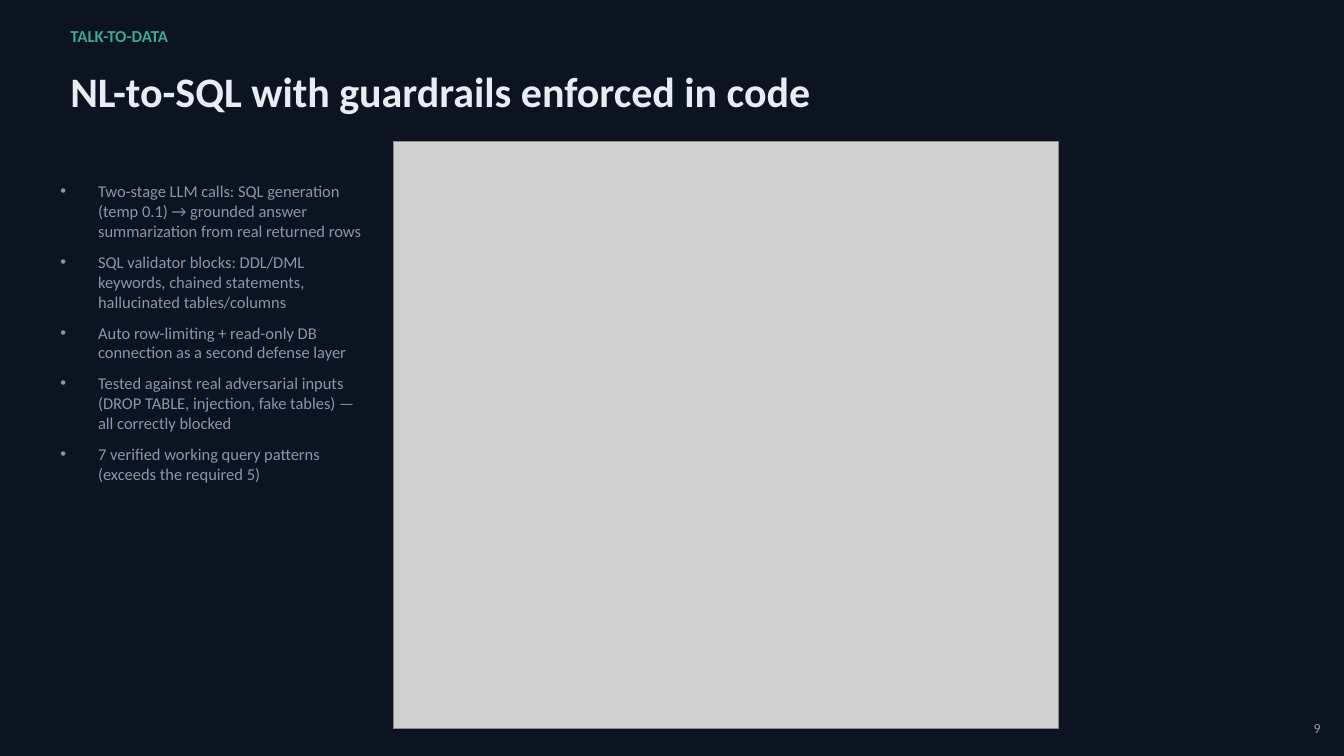
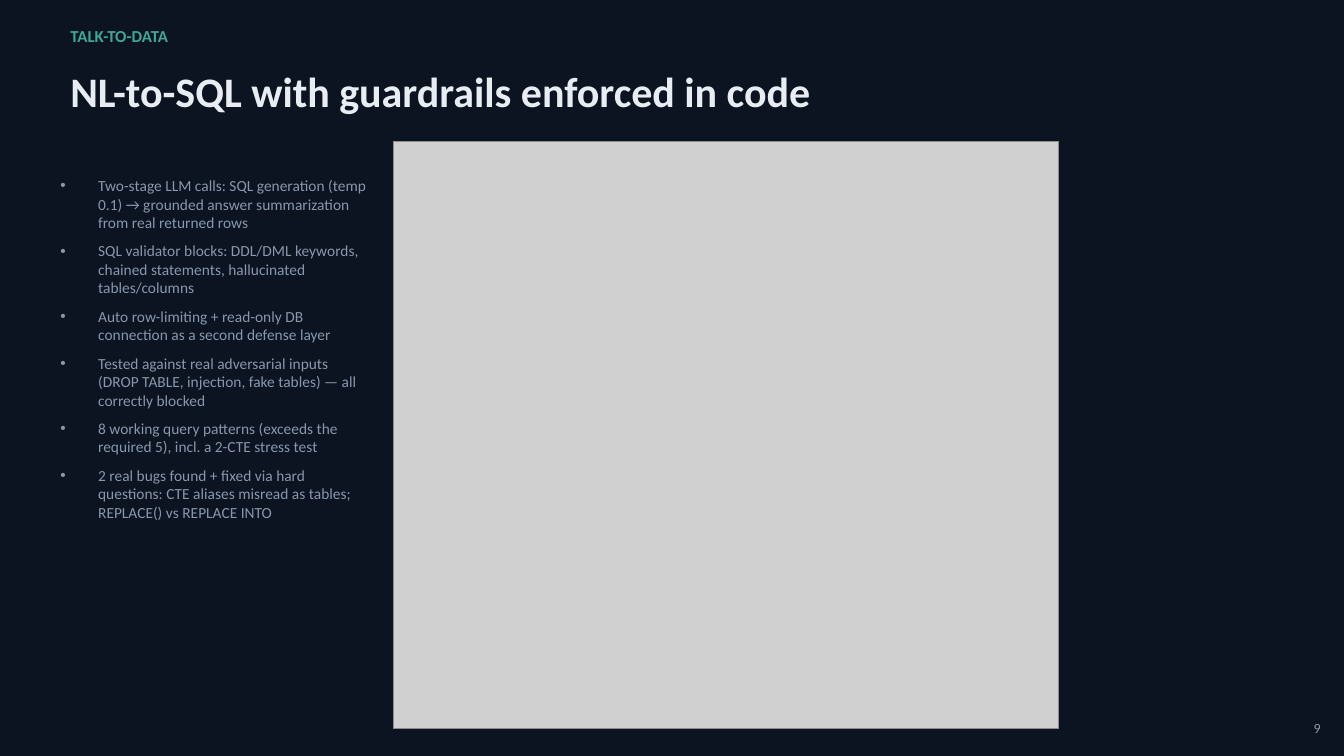
Before and after one commit to malavika-krishna24/credit-risk-platform, a slide deck: slide 9 of documents/Credit_Risk_Platform_Presentation.pptx. Drawn at 1344x756 pixels with LibreOffice and Linux fonts; fonts in the diff are those of the drawing; grey boxes stand for pictures. Boxes give left, top, right and bottom in pixels: in the first picture for what was removed or moved away, otherwise in the second. Text is boxed around its words. In the diff, an @@ line names an element or a change of style, - is before the commit and + after.

```diff
--- a/documents/Credit_Risk_Platform_Presentation.pptx
+++ b/documents/Credit_Risk_Platform_Presentation.pptx
@@ text at (98,180,366,409): size 11.8 to 11 pt in "Two-stage LLM calls: SQL generation (temp 0.1) ...", "SQL validator blocks: DDL/DML keywords, chained statements, ...", "Auto row-limiting + read-only DB connection as ...", "Tested against real adversarial inputs (DROP TABLE, ..."; less space between paragraphs @@
@@ text at (98,423,351,520): text changed; size 11.8 to 11 pt @@
-• 7 verified working query patterns (exceeds the required 5)
+• 8 working query patterns (exceeds the required 5), incl. a 2-CTE stress test
+• 2 real bugs found + fixed via hard questions: CTE aliases misread as tables; REPLACE() vs REPLACE INTO
```
Also in this commit, not shown: 8 other files.
